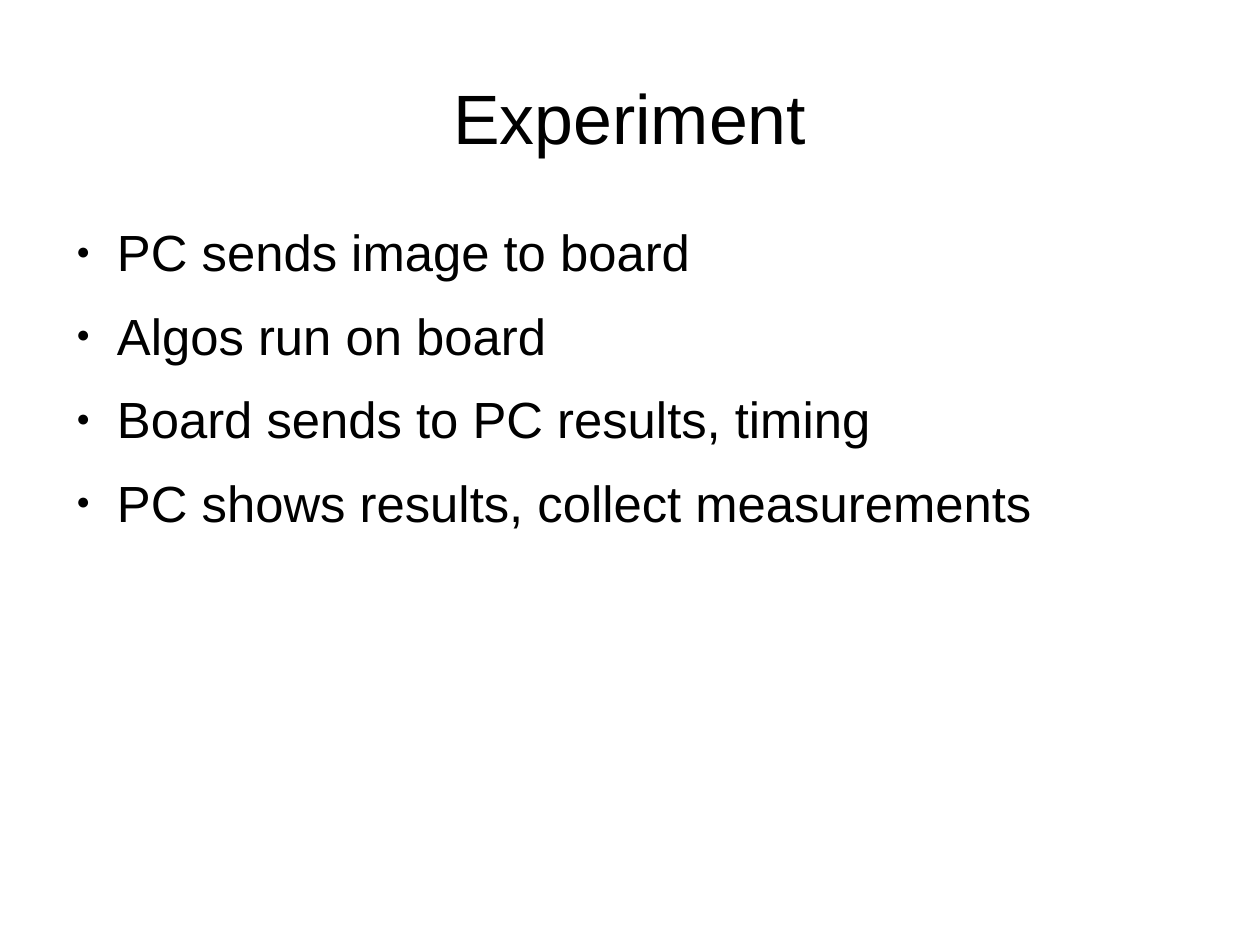
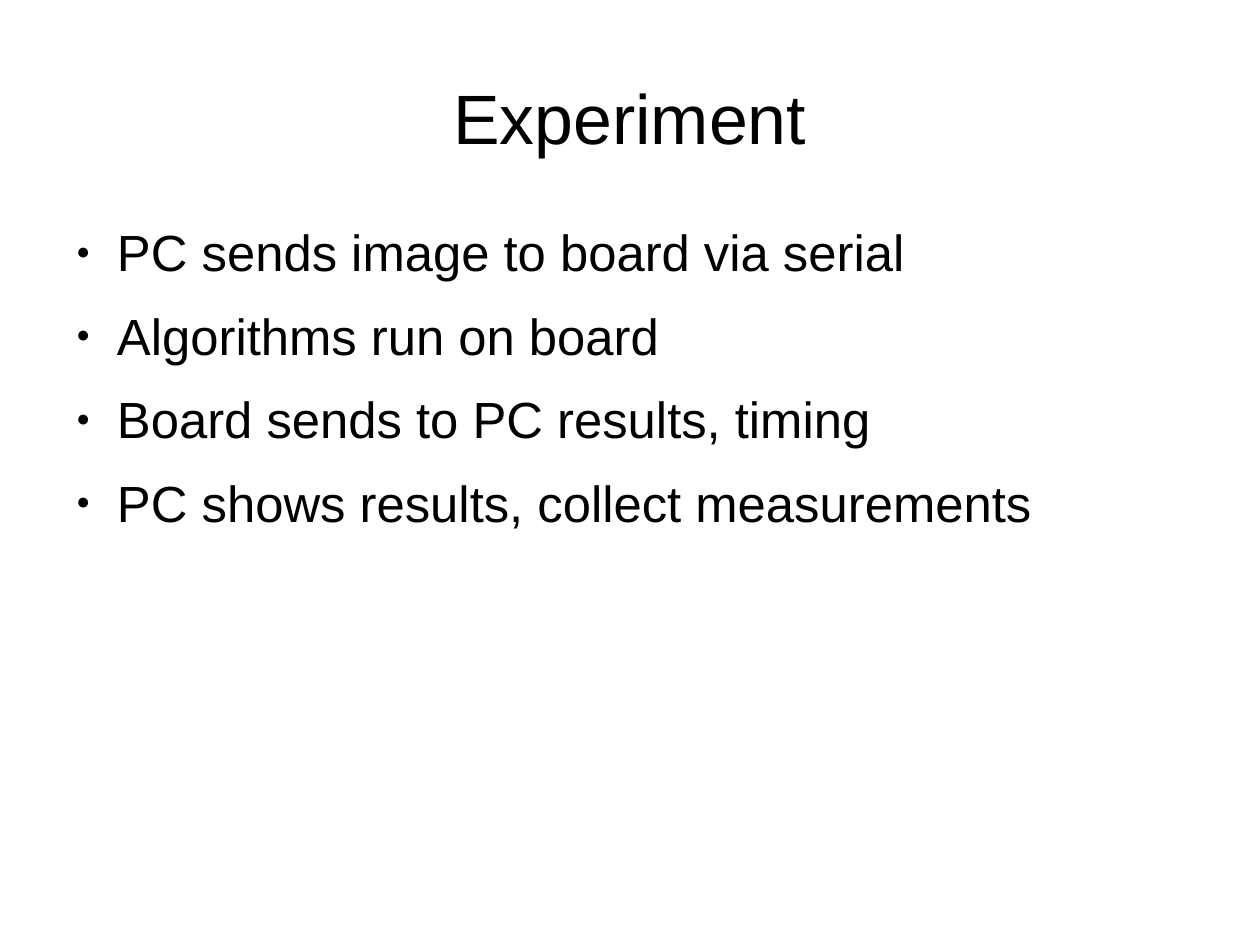
Before and after one commit to 0Chuzz/SNproject, a slide deck: slide 5 of slides.odp. Drawn at 1260x945 pixels with LibreOffice and Linux fonts; fonts in the diff are those of the drawing. Boxes give left, top, right and bottom in pixels: in the first picture for what was removed or moved away, otherwise in the second. Text is boxed around its words. In the diff, an @@ line names an element or a change of style, - is before the commit and + after.

```diff
--- a/slides.odp
+++ b/slides.odp
@@ text at [117, 234, 904, 365]: text changed @@
-● PC sends image to board
-● Algos run on board
+● PC sends image to board via serial
+● Algorithms run on board
```
Also in this commit, not shown: 7 other slides changed, 35 slides added, 17 slides removed, 3 other files.
